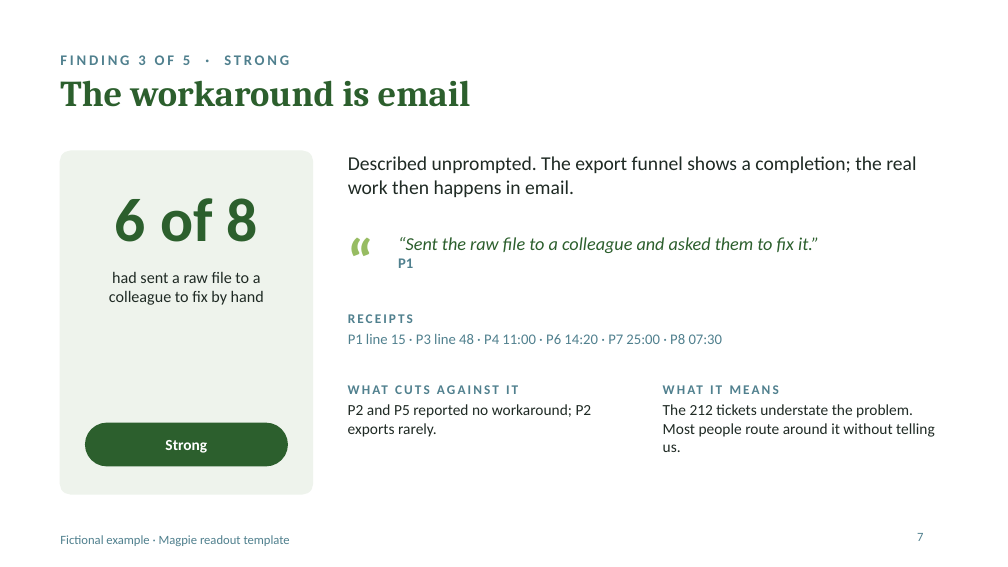
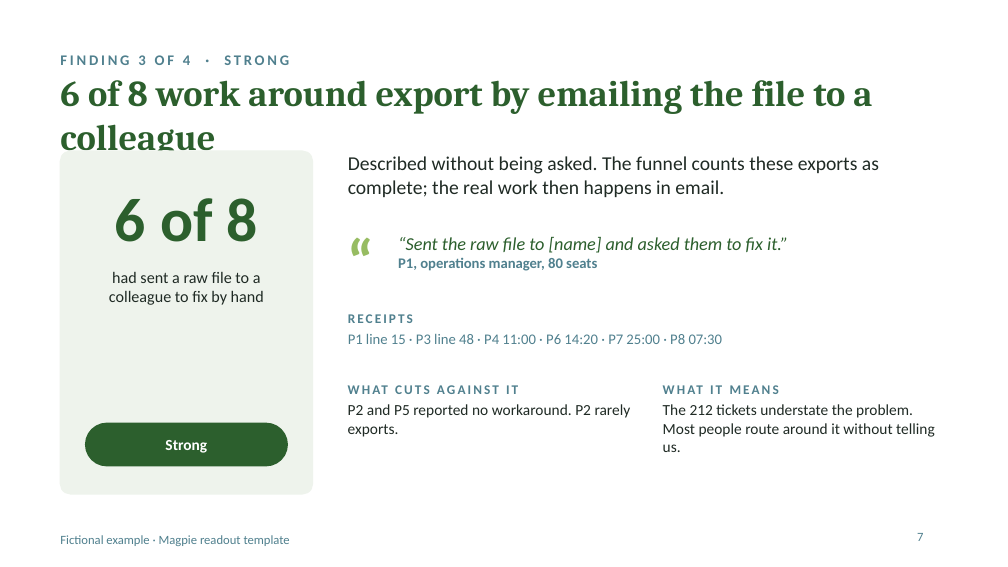
Before and after one commit to kirstenhosic/user-research-assistant, a slide deck: slide 7 of docs/examples/example-readout.pptx. Drawn at 1008x567 pixels with LibreOffice and Linux fonts; fonts in the diff are those of the drawing. Boxes give left, top, right and bottom in pixels: in the first picture for what was removed or moved away, otherwise in the second. Text is boxed around its words. In the diff, an @@ line names an element or a change of style, - is before the commit and + after.

```diff
--- a/docs/examples/example-readout.pptx
+++ b/docs/examples/example-readout.pptx
@@ text at bbox=[60, 55, 289, 65]: text changed @@
-FINDING 3 OF 5 · STRONG
+FINDING 3 OF 4 · STRONG
@@ title at bbox=[60, 80, 872, 114]: text changed @@
-The workaround is email
+6 of 8 work around export by emailing the file to a colleague
@@ text at bbox=[348, 156, 879, 197]: text changed @@
-Described unprompted. The export funnel shows a completion; the real work then happens in email.
+Described without being asked. The funnel counts these exports as complete; the real work then happens in email.
@@ text at bbox=[398, 237, 788, 271]: text changed @@
-“Sent the raw file to a colleague and asked them to fix it.”
-P1
+“Sent the raw file to [name] and asked them to fix it.”
+P1, operations manager, 80 seats
@@ text at bbox=[348, 404, 631, 437]: text changed @@
-P2 and P5 reported no workaround; P2 exports rarely.
+P2 and P5 reported no workaround. P2 rarely exports.
```
Also in this commit, not shown: 13 other slides changed, 1 slide added, 7 other files.
